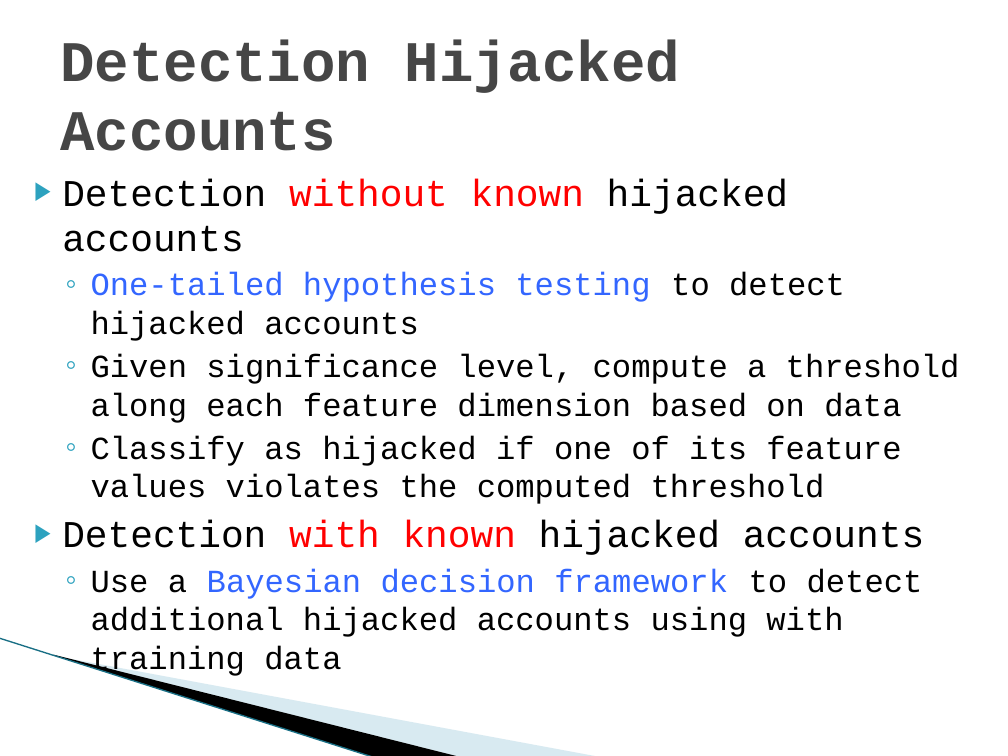
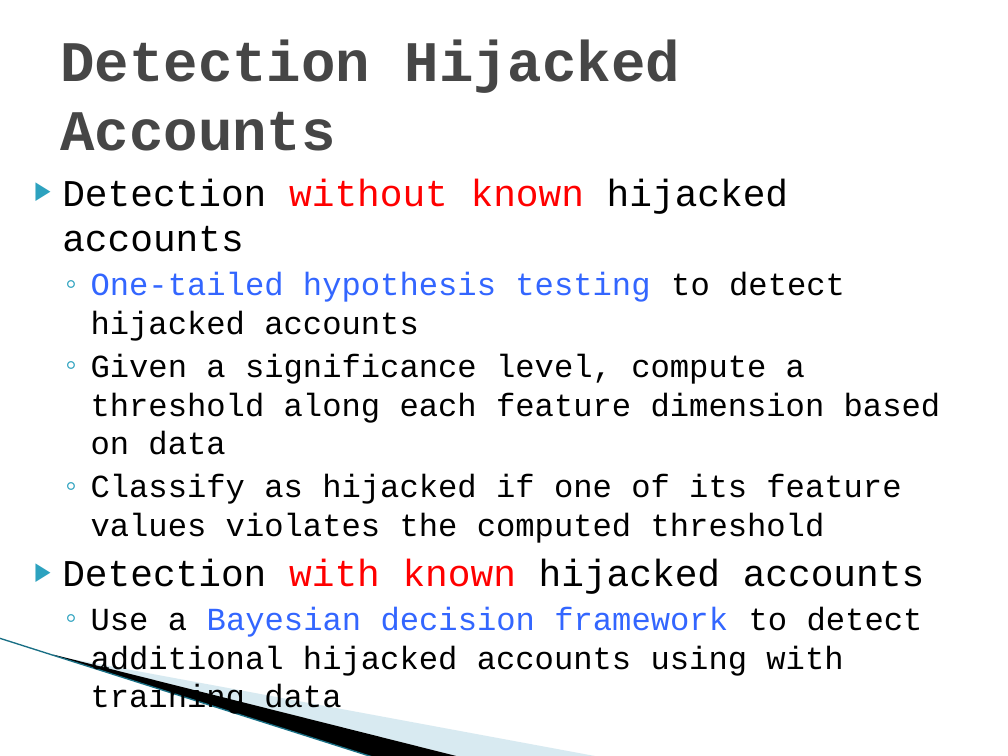
Before and after one commit to quietbamboo/homepage, a slide deck: slide 13 of slides/asiaccs_socialwatch.pptx (slide 11 before the commit). Drawn at 1008x756 pixels with LibreOffice and Linux fonts; fonts in the diff are those of the drawing; background and template pictures are left out. Boxes give left, top, right and bottom in pixels: in the first picture for what was removed or moved away, otherwise in the second. Text is boxed around its words. In the diff, an @@ line names an element or a change of style, - is before the commit and + after.

```diff
--- a/slides/asiaccs_socialwatch.pptx
+++ b/slides/asiaccs_socialwatch.pptx
@@ text at bbox=[91, 354, 941, 455]: text changed @@
-  ◦ Given significance level, compute a threshold along each feature dimension based on data
+  ◦ Given a significance level, compute a threshold along each feature dimension based on data
```
Also in this commit, not shown: 7 other slides changed, 2 slides added.
